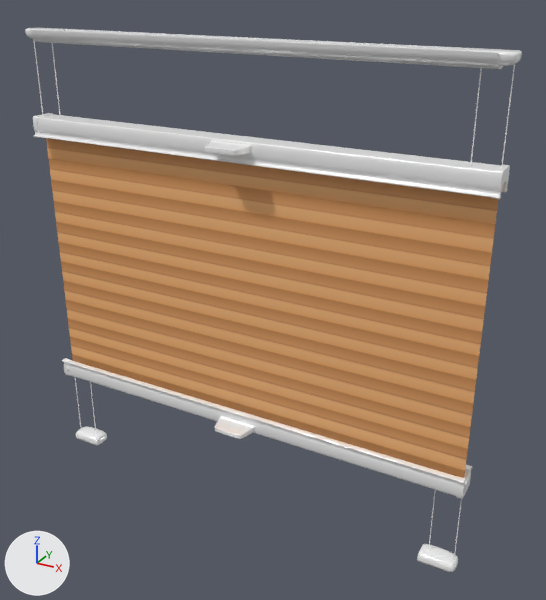
The Blender file models/products/DF 20.blend as it was, and as the next commit left it.
One viewpoint serves both versions: a 50 mm lens placed at (0.972, -1.588, 0.798), pointed at (0.087, 0.021, -0.006). The axes (+X, +Y, +Z) are drawn at lower left. The lights are the same throughout.

Names of what the first picture shows: 'BezierCurve.004', 'BezierCurve.005', 'BezierCurve.007', 'BezierCurve.012', 'BezierCurve.013', 'BezierCurve.015', 'Cube.002', 'Cube.006', 'Cube.012', 'Cube.018', 'Cylinder', 'Halterung', 'Halterung.001', 'Plane'.
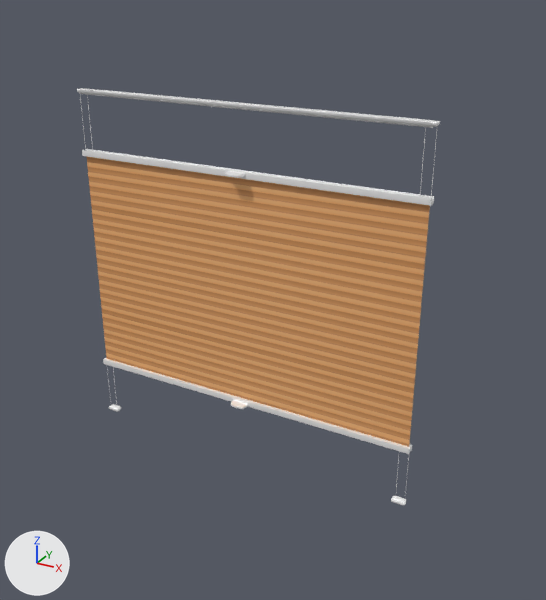
Where the newer file only moved an object's origin or applied its transform, the numbers keep the older frame.

Where the change shows, as pixel boxes (x1, y1, x2, y2) in the pictures (546 x 600 px):
'Plane', deleted (orange): before (46, 138, 499, 478)
'Plane.001', added (orange): after (86, 156, 430, 447)
'BezierCurve.013', deleted: before (38, 114, 501, 197)
'Cylinder', moved, rescaled (25% narrower): before (30, 29, 503, 69); after (79, 88, 435, 128)
'BezierCurve.005', deleted: before (66, 360, 459, 496)
'Cube.001', added: after (83, 149, 430, 205)
'Cube.011', added: after (104, 358, 411, 454)
'Cube.006', moved, rescaled: before (417, 544, 458, 572); after (391, 495, 406, 506)
'Halterung', moved, rescaled (54% narrower, 54% shorter): before (215, 416, 255, 439); after (231, 399, 249, 409)
'Halterung.001', moved, rescaled (56% narrower, 50% shorter): before (205, 140, 252, 155); after (225, 171, 245, 178)
'Cube.012', moved, rescaled (64% narrower, 58% shorter): before (467, 48, 522, 66); after (421, 120, 440, 127)
'Cube.002', moved, rescaled: before (76, 426, 107, 446); after (109, 404, 121, 412)
'BezierCurve.012', deleted: before (491, 165, 510, 199)
'BezierCurve.007', deleted: before (456, 464, 472, 499)
'Cube.018', moved, rescaled: before (25, 28, 65, 39); after (77, 88, 92, 93)
'BezierCurve.015', deleted: before (33, 113, 53, 138)
'BezierCurve.004', deleted: before (62, 358, 70, 376)

The change, as a list of edits to the scene's bpy script:
```text
Change ob_cylinder:
    ob_cylinder.location: (0.0, -0.002, 0.648) -> (0.0, 0.0, 0.5)
    ob_cylinder.scale: (1.27, 1.34, 0.951) -> (0.496, 0.522, 0.752)
Remove ob_beziercurve_004:
    ob_beziercurve_004 = bpy.data.objects.new('BezierCurve.004', me_beziercurve_005)
Remove ob_beziercurve_005:
    ob_beziercurve_005 = bpy.data.objects.new('BezierCurve.005', cu_beziercurve_025)
Remove ob_beziercurve_007:
    ob_beziercurve_007 = bpy.data.objects.new('BezierCurve.007', me_beziercurve_005)
Change ob_halterung:
    ob_halterung.location: (0.0, -0.06, -0.389) -> (0.0, -0.023, -0.331)
    ob_halterung.scale: (0.0396, 0.0455, 0.0396) -> (0.018, 0.0207, 0.018)
Remove ob_beziercurve_012:
    ob_beziercurve_012 = bpy.data.objects.new('BezierCurve.012', me_beziercurve_002)
Remove ob_beziercurve_013:
    ob_beziercurve_013 = bpy.data.objects.new('BezierCurve.013', cu_beziercurve_048)
Remove ob_beziercurve_015:
    ob_beziercurve_015 = bpy.data.objects.new('BezierCurve.015', me_beziercurve_002)
Change ob_halterung_001:
    ob_halterung_001.location: (0.0, -0.06, 0.401) -> (0.0, -0.023, 0.33)
    ob_halterung_001.scale: (0.0396, 0.0455, 0.0396) -> (0.018, 0.0207, 0.018)
Change ob_cube_002:
    ob_cube_002.location: (-0.579, 0.0, -0.638) -> (-0.473, 0.0, -0.495)
    ob_cube_002.scale: (0.0704, 0.0282, 0.0123) -> (0.0265, 0.0106, 0.00465)
Change ob_cube_006:
    ob_cube_006.location: (0.58, 0.0, -0.638) -> (0.473, 0.0, -0.495)
    ob_cube_006.scale: (0.0704, 0.0282, 0.0123) -> (0.0265, 0.0106, 0.00465)
Change ob_cube_012:
    ob_cube_012.location: (0.58, -0.002, 0.637) -> (0.472, 0.0, 0.496)
    ob_cube_012.scale: (0.0704, 0.0282, 0.0123) -> (0.0275, 0.011, 0.00482)
Change ob_cube_018:
    ob_cube_018.location: (-0.579, -0.002, 0.637) -> (-0.472, 0.0, 0.496)
    ob_cube_018.scale: (0.0704, 0.0282, 0.0123) -> (0.0275, 0.011, 0.00482)
Remove ob_plane:
    ob_plane = bpy.data.objects.new('Plane', me_plane)
Add ob_cube_011:
    ob_cube_011 = bpy.data.objects.new('Cube.011', me_cube_012)  # 80 vertices, 62 faces; spans x -0.012..0.012, y -0.326..0.371, z -0.008..0.009; in mat_schiene_002 (white #ffffff); modifiers EDGE_SPLIT
    ob_cube_011.location = (-0.032, 0.0, -0.328)
    ob_cube_011.rotation_euler = (3.142, 0.0, 1.571)  # degrees (180, 0, 90)
    ob_cube_011.scale = (0.911, 1.43, 0.943)
Add ob_cube_001:
    ob_cube_001 = bpy.data.objects.new('Cube.001', me_cube_012.copy())  # modifiers EDGE_SPLIT
    ob_cube_001.location = (0.032, 0.0, 0.327)
    ob_cube_001.rotation_euler = (0.0, 0.0, 1.571)  # degrees (0, 0, 90)
    ob_cube_001.scale = (0.911, 1.43, 0.943)
Add ob_plane_001:
    ob_plane_001 = bpy.data.objects.new('Plane.001', me_plane_001)  # 4 vertices, 1 face; spans x -0.59..0.59, y -0.521..0.259, z 0.0; in mat_stoff_01 (picture img_20239_plissiert_png_001); modifiers SOLIDIFY
    ob_plane_001.location = (0.0, -0.001, 0.11)
    ob_plane_001.rotation_euler = (1.571, 0.0, 0.0)  # degrees (90, 0, 0)
    ob_plane_001.scale = (0.839, 0.839, 0.839)
```
